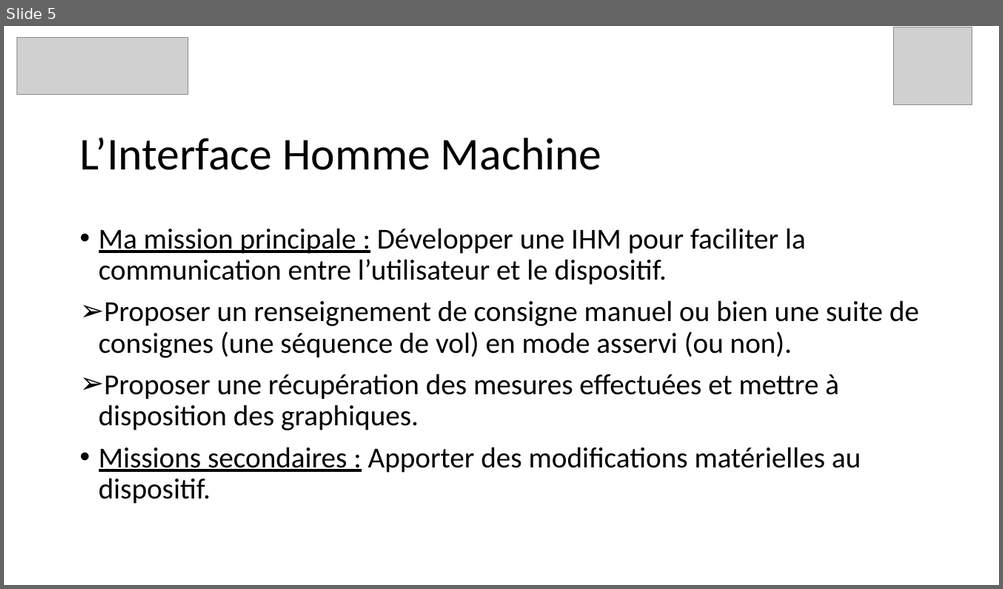
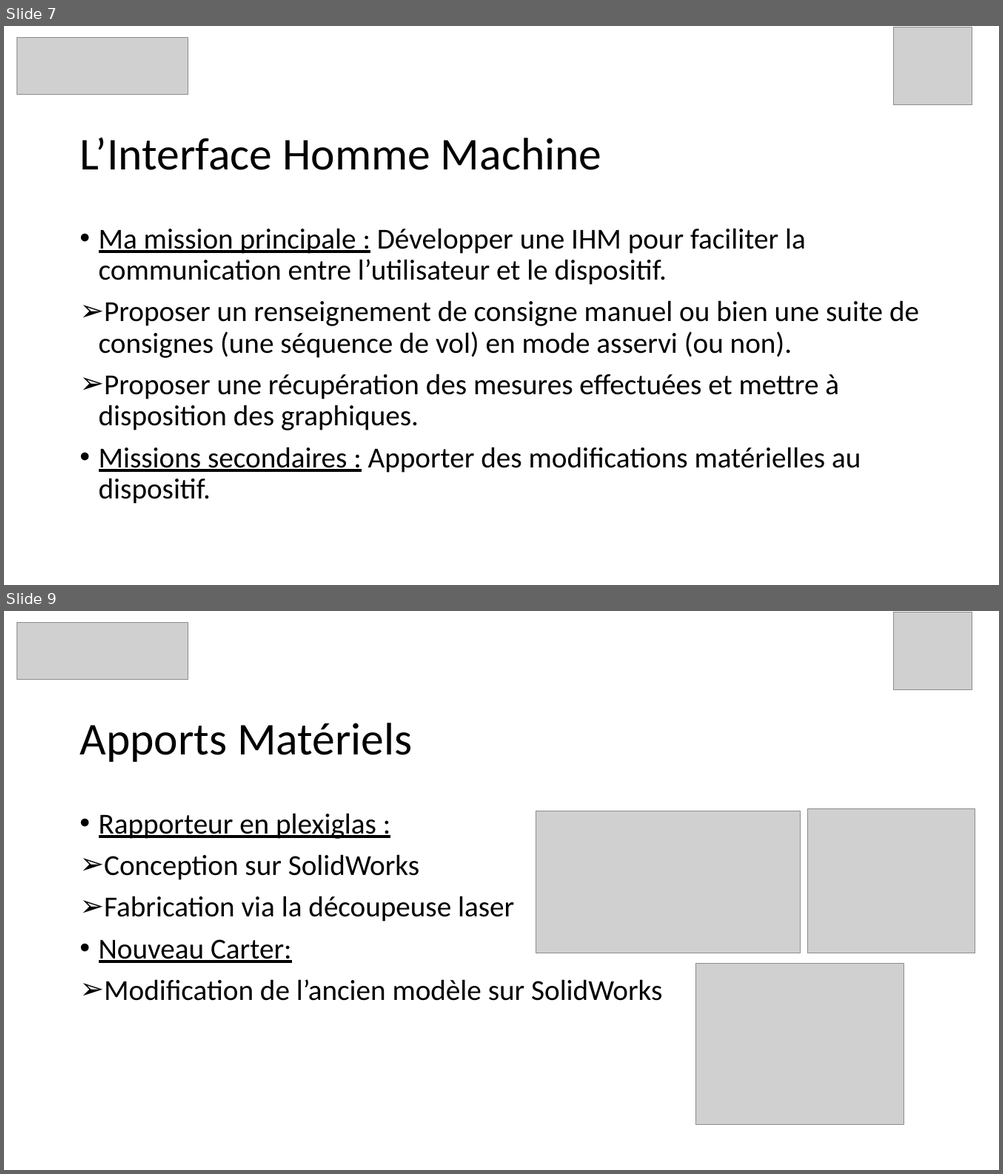
Before and after one commit to InnovationLab-EFREIParis/Stage_1DOF_DroneBench, a slide deck: 01_doc/Presentations/Dossier 2022-2023 Julien/Présentation Soutenance de stage.pptx. Shown one above the other, each under a label of ours: slide 5 before the commit, slides 7 and 9 after it; the slides between them are not shown. The pictures are 1003x589 and 1003x1174 pixels, drawn with LibreOffice and Linux fonts; fonts in the diff are those of the drawing; grey boxes stand for pictures. Boxes give left, top, right and bottom in pixels: in the first picture for what was removed or moved away, otherwise in the second. Text is boxed around its words. In the diff, an @@ line names an element or a change of style, - is before the commit and + after.

```diff
--- a/01_doc/Presentations/Dossier 2022-2023 Julien/Présentation Soutenance de stage.pptx
+++ b/01_doc/Presentations/Dossier 2022-2023 Julien/Présentation Soutenance de stage.pptx
@@ slide 9 added at [4,611,999,1170], background #FFFFFF @@
@@ picture added at [17,623,188,680] @@
@@ picture added at [893,612,972,691] @@
@@ title added at [79,723,412,762], 44 pt, text #000000 @@
+Apports Matériels
@@ picture added at [808,809,975,953] @@
@@ text added at [99,813,662,1001], 28 pt, text #000000 @@
+• Rapporteur en plexiglas :
+➢ Conception sur SolidWorks
+➢ Fabrication via la découpeuse laser
+• Nouveau Carter:
+➢ Modification de l’ancien modèle sur SolidWorks
@@ picture added at [536,811,800,953] @@
@@ picture added at [697,964,904,1125] @@
@@ what was slide 5 is now slide 7 @@
```
Also in this commit, not shown: 2 slides changed, 6 other slides added.
